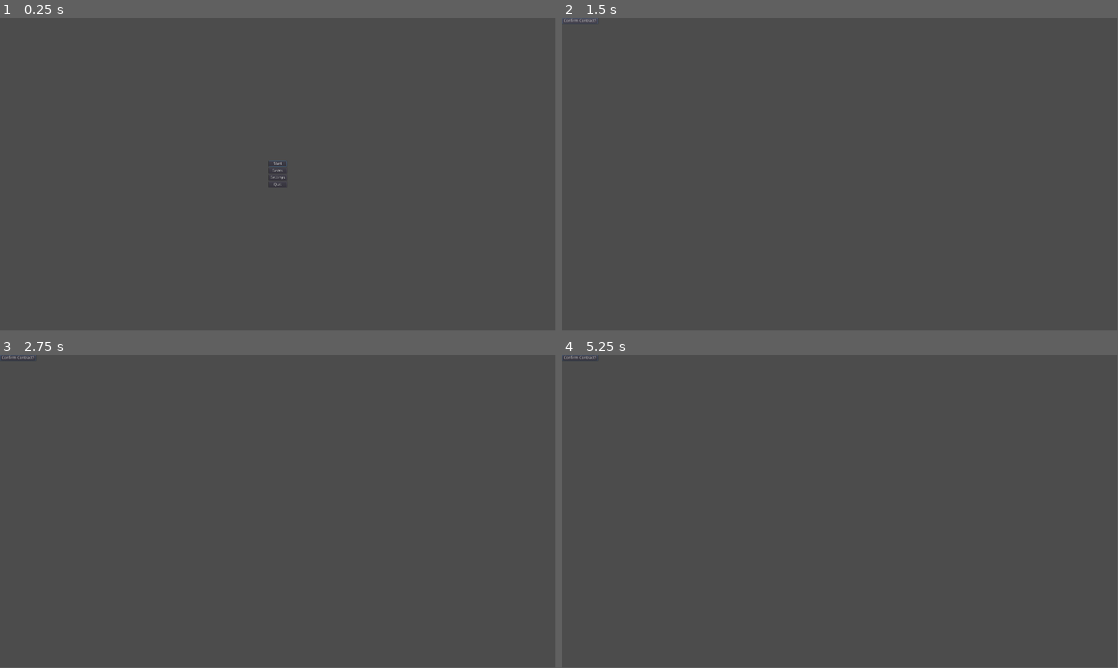
Above: before the commit, frames 1-4 (two rows, left to right).
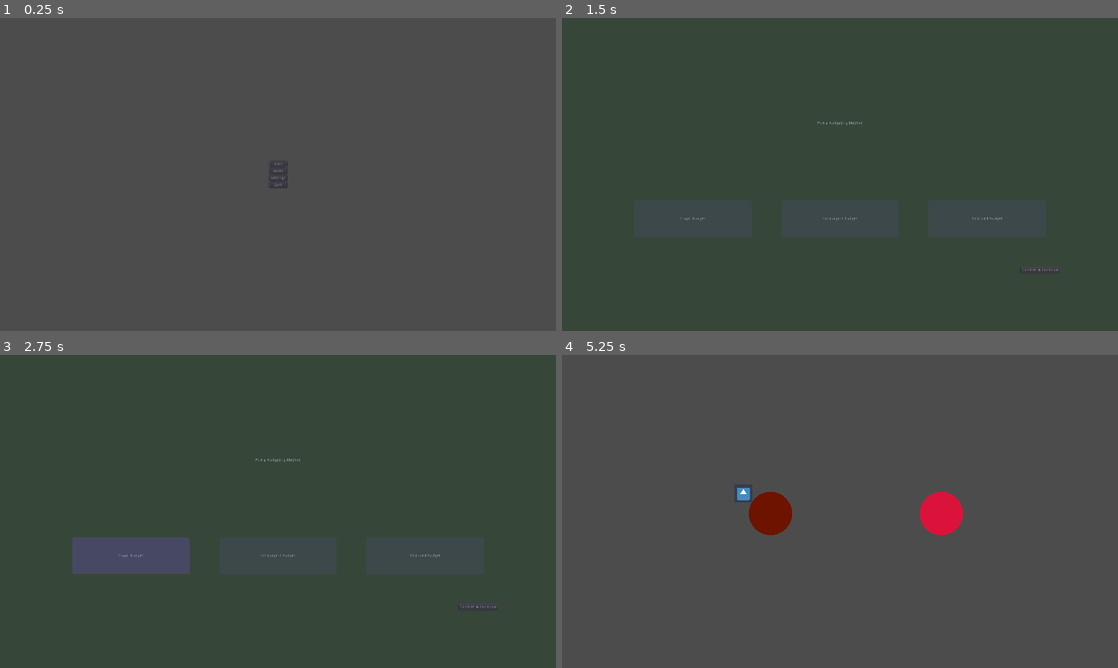
Above: after the commit, the same moments.

Repository: ajayamoorthy/WeddingDisorganizer
Game: Godot game, scene res://UI and Menus/MainMenu.tscn
Two runs of this game, one before a commit and one after it. Both use one fixed random seed, a clock stepped at 60 frames per second and the inputs below. The engine's default icon, where the game draws it, is replaced by a stand-in: a white triangle on a blue panel in a dark square.
Inputs (mouse positions are in pixels of both pictures, inside the frame that each line leads up to):
- Up to frame 1 (0.25 s): no input
- Up to frame 2 (1.5 s): click "Start" at 0.5 s; click "Confirm Contract?" at 1.25 s
- Up to frame 3 (2.75 s): click (133, 555) at 2 s, where only the run after the commit has a clickable "Frugal Budget"
- Up to frame 4 (5.25 s): click (840, 555) at 2.75 s, where only the run after the commit has a clickable "Extravagant Budget"; click (984, 555) at 3.5 s, where only the run after the commit has a clickable "Balanced Budget"; click (578, 358) at 4.25 s, where only the run before the commit has a clickable "Confirm Contract?"; click (1040, 605) at 5 s, where only the run after the commit has a clickable "Confirm & Continue"
In our replay, the window is 799x449 before the commit and 800x450 after it. These sizes can differ from the game's own. Grey fills any space a smaller window leaves; there, only what the larger window draws over its background counts as a difference.

The runs differ from the first frame. In frame 1, less than 0.1% of the frame differs, in the area x 48-52%, y 45-54%; in frame 2, 0.2%; in frame 3, 0.2%; in frame 4, 1.8%, in the area x 0-73%, y 0-58%.
Error before the commit: Attempt to call function 'free' in base 'previously freed instance' on a null instance. (res://Global.gd:29)

Commit message:
temp budgeting options done
confirmed satisfaction value can be edited between scenes

Diff:
--- a/Global.gd
+++ b/Global.gd
@@ -14,28 +14,40 @@
 var minigameComplete = [0, 0, 0, 0, 0]
 
 
-var currentScene = null
+var current_scene = null
 
-# Called when the node enters the scene tree for the first time.
 func _ready():
 	var root = get_tree().root
-	currentScene = root.get_child(root.get_child_count() - 1)
+	current_scene = root.get_child(root.get_child_count() - 1)
 
 func goto_scene(path):
+	# This function will usually be called from a signal callback,
+	# or some other function in the current scene.
+	# Deleting the current scene at this point is
+	# a bad idea, because it may still be executing code.
+	# This will result in a crash or unexpected behavior.
+
+	# The solution is to defer the load to a later time, when
+	# we can be sure that no code from the current scene is running:
+
 	call_deferred("_deferred_goto_scene", path)
 
+
 func _deferred_goto_scene(path):
-	#remove current scene
-	currentScene.free()
+	# It is now safe to remove the current scene
+	current_scene.free()
 
-	#load the new scene
-	var newScene = ResourceLoader.load(path)
+	# Load the new scene.
+	var s = ResourceLoader.load(path)
 
-	#instance the new scene
-	currentScene = newScene.instance()
+	# Instance the new scene.
+	current_scene = s.instance()
 
-	#add it to the active scene (child of root)
-	get_tree().root.add_child(currentScene)
+	# Add it to the active scene, as child of root.
+	get_tree().root.add_child(current_scene)
+
+	# Optionally, to make it compatible with the SceneTree.change_scene() API.
+	get_tree().current_scene = current_scene
 
 func updateSatisfaction(broom, amount):
 	if broom == "nic":
--- /dev/null
+++ b/Scenes/BudgetingMinigame.gd
@@ -0,0 +1,37 @@
+extends Node2D
+
+
+# Declare member variables here. Examples:
+# var a = 2
+# var b = "text"
+var option = -1
+var b1satisfactionEffect = 0
+var b2satisfactionEffect = 0
+
+# Called when the node enters the scene tree for the first time.
+func _ready():
+	pass # Replace with function body.
+
+
+func _on_FrugalBudget_pressed():
+	option = 0
+	b1satisfactionEffect = 5
+
+
+func _on_ExtravagantBudget_pressed():
+	option = 1
+	b1satisfactionEffect = -10
+	b2satisfactionEffect = -10
+
+func _on_BalancedBudget_pressed():
+	option = 2
+	b1satisfactionEffect = 10
+	b2satisfactionEffect = 10
+
+
+func _on_Button_pressed():
+	Global.updateSatisfaction("nic", b1satisfactionEffect)
+	Global.updateSatisfaction("chauntal", b2satisfactionEffect)
+	print(Global.broom1satisfaction)
+	print(Global.broom2satisfaction)
+	Global.goto_scene("res://Scenes/PlanningMinigame.tscn")
--- a/Scenes/BudgetingMinigame.tscn
+++ b/Scenes/BudgetingMinigame.tscn
@@ -1,11 +1,154 @@
-[gd_scene format=2]
+[gd_scene load_steps=5 format=2]
+
+[ext_resource path="res://Scenes/BudgetingMinigame.gd" type="Script" id=1]
+
+[sub_resource type="StyleBoxFlat" id=1]
+bg_color = Color( 0.282353, 0.286275, 0.396078, 1 )
+corner_radius_top_left = 5
+corner_radius_top_right = 5
+corner_radius_bottom_right = 5
+corner_radius_bottom_left = 5
+
+[sub_resource type="StyleBoxFlat" id=2]
+bg_color = Color( 0.282353, 0.286275, 0.396078, 0.745098 )
+corner_radius_top_left = 5
+corner_radius_top_right = 5
+corner_radius_bottom_right = 5
+corner_radius_bottom_left = 5
+
+[sub_resource type="StyleBoxFlat" id=3]
+bg_color = Color( 0.282353, 0.286275, 0.396078, 0.392157 )
+corner_radius_top_left = 5
+corner_radius_top_right = 5
+corner_radius_bottom_right = 5
+corner_radius_bottom_left = 5
 
 [node name="BudgetingMinigame" type="Node2D"]
+script = ExtResource( 1 )
 
-[node name="VBoxContainer" type="VBoxContainer" parent="."]
-margin_right = 40.0
-margin_bottom = 40.0
+[node name="ColorRect" type="ColorRect" parent="."]
+margin_right = 1920.0
+margin_bottom = 1088.0
+color = Color( 0.215686, 0.282353, 0.227451, 1 )
 
-[node name="Button" type="Button" parent="VBoxContainer"]
-margin_right = 40.0
+[node name="MarginContainer" type="MarginContainer" parent="."]
+margin_right = 1920.0
+margin_bottom = 1080.0
+custom_constants/margin_right = 200
+custom_constants/margin_top = 200
+custom_constants/margin_left = 200
+custom_constants/margin_bottom = 200
+
+[node name="VBoxContainer" type="VBoxContainer" parent="MarginContainer"]
+margin_left = 200.0
+margin_top = 200.0
+margin_right = 1720.0
+margin_bottom = 880.0
+
+[node name="Label" type="Label" parent="MarginContainer/VBoxContainer"]
+margin_right = 1520.0
+margin_bottom = 326.0
+size_flags_horizontal = 3
+size_flags_vertical = 3
+text = "Pick a Budgeting Method"
+align = 1
+valign = 1
+
+[node name="HBoxContainer" type="HBoxContainer" parent="MarginContainer/VBoxContainer"]
+margin_top = 330.0
+margin_right = 1520.0
+margin_bottom = 656.0
+size_flags_horizontal = 3
+size_flags_vertical = 3
+
+[node name="MarginContainer" type="MarginContainer" parent="MarginContainer/VBoxContainer/HBoxContainer"]
+margin_right = 504.0
+margin_bottom = 326.0
+size_flags_horizontal = 3
+size_flags_vertical = 3
+custom_constants/margin_right = 50
+custom_constants/margin_top = 100
+custom_constants/margin_left = 50
+custom_constants/margin_bottom = 100
+
+[node name="FrugalBudget" type="Button" parent="MarginContainer/VBoxContainer/HBoxContainer/MarginContainer"]
+margin_left = 50.0
+margin_top = 100.0
+margin_right = 454.0
+margin_bottom = 226.0
+focus_mode = 0
+size_flags_horizontal = 3
+size_flags_vertical = 3
+custom_styles/hover = SubResource( 1 )
+custom_styles/pressed = SubResource( 2 )
+custom_styles/normal = SubResource( 3 )
+text = "Frugal Budget"
+
+[node name="MarginContainer2" type="MarginContainer" parent="MarginContainer/VBoxContainer/HBoxContainer"]
+margin_left = 508.0
+margin_right = 1012.0
+margin_bottom = 326.0
+size_flags_horizontal = 3
+size_flags_vertical = 3
+custom_constants/margin_right = 50
+custom_constants/margin_top = 100
+custom_constants/margin_left = 50
+custom_constants/margin_bottom = 100
+
+[node name="ExtravagantBudget" type="Button" parent="MarginContainer/VBoxContainer/HBoxContainer/MarginContainer2"]
+margin_left = 50.0
+margin_top = 100.0
+margin_right = 454.0
+margin_bottom = 226.0
+size_flags_horizontal = 3
+size_flags_vertical = 3
+custom_styles/hover = SubResource( 1 )
+custom_styles/pressed = SubResource( 2 )
+custom_styles/normal = SubResource( 3 )
+text = "Extravagant Budget"
+
+[node name="MarginContainer3" type="MarginContainer" parent="MarginContainer/VBoxContainer/HBoxContainer"]
+margin_left = 1016.0
+margin_right = 1520.0
+margin_bottom = 326.0
+size_flags_horizontal = 3
+size_flags_vertical = 3
+custom_constants/margin_right = 50
+custom_constants/margin_top = 100
+custom_constants/margin_left = 50
+custom_constants/margin_bottom = 100
+
+[node name="BalancedBudget" type="Button" parent="MarginContainer/VBoxContainer/HBoxContainer/MarginContainer3"]
+margin_left = 50.0
+margin_top = 100.0
+margin_right = 454.0
+margin_bottom = 226.0
+size_flags_horizontal = 3
+size_flags_vertical = 3
+custom_styles/hover = SubResource( 1 )
+custom_styles/pressed = SubResource( 2 )
+custom_styles/normal = SubResource( 3 )
+text = "Balanced Budget"
+
+[node name="HBoxContainer2" type="HBoxContainer" parent="MarginContainer/VBoxContainer"]
+margin_top = 660.0
+margin_right = 1520.0
+margin_bottom = 680.0
+alignment = 2
+
+[node name="Button" type="Button" parent="MarginContainer/VBoxContainer/HBoxContainer2"]
+margin_left = 1383.0
+margin_right = 1520.0
 margin_bottom = 20.0
+size_flags_vertical = 3
+text = "Confirm & Continue"
+align = 2
+icon_align = 2
+
+[connection signal="pressed" from="MarginContainer/VBoxContainer/HBoxContainer/MarginContainer/FrugalBudget" to="." method="_on_FrugalBudget_pressed"]
+[connection signal="toggled" from="MarginContainer/VBoxContainer/HBoxContainer/MarginContainer/FrugalBudget" to="." method="_on_FrugalBudget_toggled"]
+[connection signal="pressed" from="MarginContainer/VBoxContainer/HBoxContainer/MarginContainer2/ExtravagantBudget" to="." method="_on_ExtravagantBudget_pressed"]
+[connection signal="toggled" from="MarginContainer/VBoxContainer/HBoxContainer/MarginContainer2/ExtravagantBudget" to="." method="_on_ExtravagantBudget_toggled"]
+[connection signal="pressed" from="MarginContainer/VBoxContainer/HBoxContainer/MarginContainer3/BalancedBudget" to="." method="_on_BalancedBudget_pressed"]
+[connection signal="toggled" from="MarginContainer/VBoxContainer/HBoxContainer/MarginContainer3/BalancedBudget" to="." method="_on_BalancedBudget_toggled"]
+[connection signal="pressed" from="MarginContainer/VBoxContainer/HBoxContainer2/Button" to="." method="_on_Button_pressed"]
--- a/Scenes/OfficeRoom.gd
+++ b/Scenes/OfficeRoom.gd
@@ -28,4 +28,4 @@
 	pass
 
 func _on_ContractConfirmed_pressed():
-	Global.goto_scene(Global.minigames[5])
+	Global.goto_scene("res://Scenes/BudgetingMinigame.tscn")
--- a/Scenes/OfficeRoom.tscn
+++ b/Scenes/OfficeRoom.tscn
@@ -6,10 +6,20 @@
 script = ExtResource( 1 )
 
 [node name="VBoxContainer" type="VBoxContainer" parent="."]
+margin_left = 960.0
+margin_top = 540.0
+margin_right = 1085.0
+margin_bottom = 560.0
+size_flags_horizontal = 3
+size_flags_vertical = 3
+alignment = 1
 
 [node name="ContractConfirmed" type="Button" parent="VBoxContainer"]
 margin_right = 125.0
 margin_bottom = 20.0
+size_flags_horizontal = 3
+size_flags_vertical = 3
 text = "Confirm Contract?"
+icon_align = 1
 
 [connection signal="pressed" from="VBoxContainer/ContractConfirmed" to="." method="_on_ContractConfirmed_pressed"]
--- a/Scenes/eventDragDrop.gd
+++ b/Scenes/eventDragDrop.gd
@@ -1,46 +1,37 @@
 extends Node2D
 
 var selected = false
+
 var rest_point
 var rest_nodes = []
 
 func _ready():
 	rest_nodes = get_tree().get_nodes_in_group("zone")
-	rest_point = global_position
+	rest_point = rest_nodes[0].global_position
+	rest_nodes[0].select()
 
-func _process(delta):
+func _on_Area2D_input_event(viewport, event, shape_idx):
+	if Input.is_action_just_pressed("click"):
+		selected = true
+
+#drags the event
+func _physics_process(delta):
 	if selected:
 		global_position = lerp(global_position, get_global_mouse_position(), 25 * delta)
 	else:
 		global_position = lerp(global_position, rest_point, 10 * delta)
 
+#drops the event
 func _input(event):
 	if event is InputEventMouseButton:
-		if event.button_index == BUTTON_LEFT and event.pressed:
-			_on_left_mouse_button_pressed()
-		elif event.button_index == BUTTON_LEFT and not event.pressed:
-			_on_left_mouse_button_released()
+		if event.button_index == BUTTON_LEFT and not event.pressed:
+			selected = false
+			var shortest_dist = 75
 
-func _on_left_mouse_button_pressed():
-	if not selected:
-		select()
+			for child in rest_nodes:
+				var distance = global_position.distance_to(child.global_position)
 
-func _on_left_mouse_button_released():
-	if selected:
-		drop()
-
-func select():
-	for node in rest_nodes:
-		node.selected = false
-
-	selected = true
-	rest_point = global_position
-
-func drop():
-	var shortest_dist = 75
-	for child in rest_nodes:
-		var distance = global_position.distance_to(child.global_position)
-		if distance < shortest_dist:
-			child.select()
-			rest_point = child.global_position
-			shortest_dist = distance
+				if distance < shortest_dist:
+					child.select()
+					rest_point = child.global_position
+					shortest_dist = distance
--- a/UI and Menus/MainMenu.gd
+++ b/UI and Menus/MainMenu.gd
@@ -5,7 +5,8 @@
 	$VBoxContainer/StartButton.grab_focus()
 
 func _on_StartButton_pressed():
-	get_tree().change_scene("res://Scenes/OfficeRoom.tscn")
+	#get_tree().change_scene("res://Scenes/OfficeRoom.tscn")
+	Global.goto_scene("res://Scenes/OfficeRoom.tscn")
 
 func _on_Saves_pressed():
 	#get_tree().change_scene("res://Scenes/ [saves scene] ")
--- a/project.godot
+++ b/project.godot
@@ -22,6 +22,8 @@
 
 window/size/width=1920
 window/size/height=1080
+window/stretch/mode="2d"
+window/stretch/aspect="expand"
 
 [gui]
 
